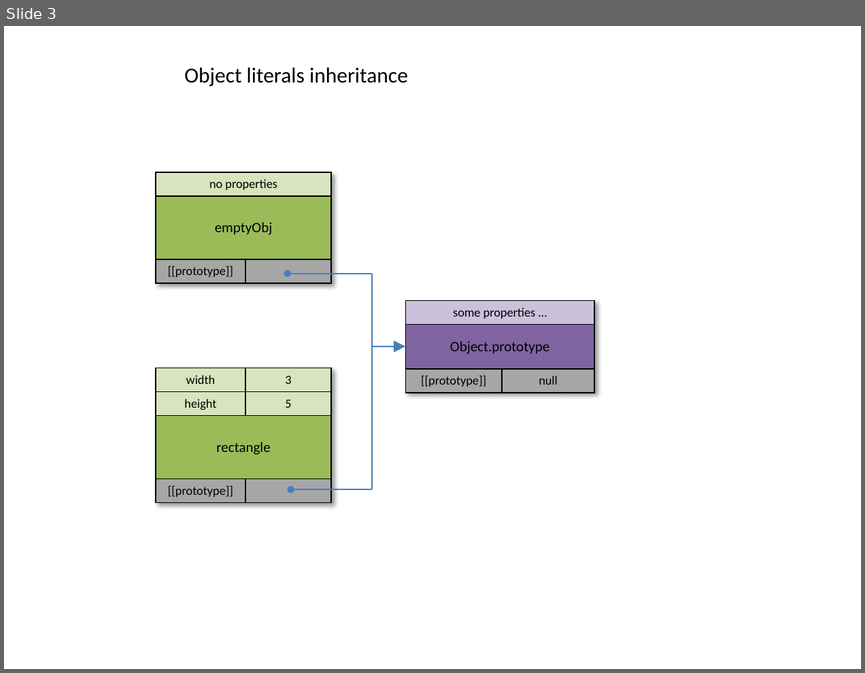
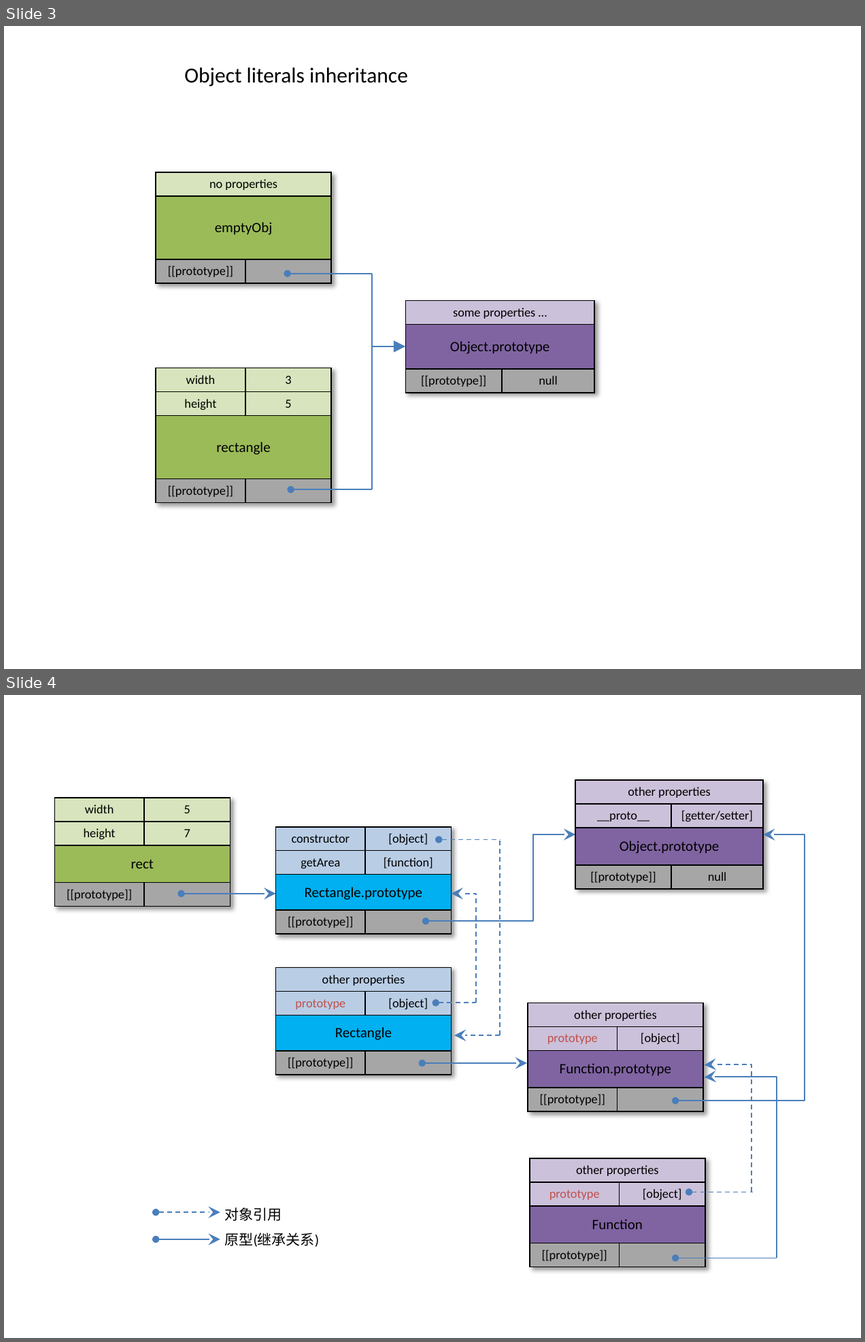
Before and after one commit to jirong-gao/oop-in-javascript, a slide deck: utilities/Utilities.pptx. Shown one above the other, each under a label of ours: slide 3 before the commit, slides 3 and 4 after it. The pictures are 865x673 and 865x1342 pixels, drawn with LibreOffice and Linux fonts; fonts in the diff are those of the drawing. Boxes give left, top, right and bottom in pixels: in the first picture for what was removed or moved away, otherwise in the second. Text is boxed around its words. In the diff, an @@ line names an element or a change of style, - is before the commit and + after.

Commit message:
The full inheritance chart in chapter constructor

```diff
--- a/utilities/Utilities.pptx
+++ b/utilities/Utilities.pptx
@@ slide 4 added at <box>4,695,861,1338</box>, background #FFFFFF @@
@@ table added at <box>575,780,763,889</box>, 4 rows, 2 columns @@
+other properties | 
+__proto__ | [getter/setter]
+Object.prototype | 
+[[prototype]] | null
@@ table added at <box>54,798,230,906</box>, 4 rows, 2 columns @@
+width | 5
+height | 7
+rect | 
+[[prototype]] | 
@@ table added at <box>275,827,451,934</box>, 4 rows, 2 columns @@
+constructor | [object]
+getArea | [function]
+Rectangle.prototype | 
+[[prototype]] | 
@@ elbow double arrow added from (426, 921) to (575, 834), #4B7EBC 1 pt @@
@@ elbow double arrow added from (675, 1100) to (763, 834), #4B7EBC 1 pt @@
@@ arrow added from (500, 840) to (439, 840), #4B7EBC 1 pt dashed @@
@@ line added from (500, 1035) to (500, 840), #4B7EBC 1 pt dashed @@
@@ double arrow added from (181, 894) to (275, 894), #4B7EBC 1 pt @@
@@ elbow arrow added from (476, 1002) to (451, 894), #4B7EBC 1 pt dashed @@
@@ table added at <box>275,968,451,1074</box>, 4 rows, 2 columns @@
+other properties | 
+prototype | [object]
+Rectangle | 
+[[prototype]] | 
@@ arrow added from (476, 1002) to (436, 1002), #4B7EBC 1 pt dashed @@
@@ table added at <box>528,1002,703,1111</box>, 4 rows, 2 columns @@
+other properties | 
+prototype | [object]
+Function.prototype | 
+[[prototype]] | 
@@ elbow arrow added from (500, 1035) to (454, 1035), #4B7EBC 1 pt dashed @@
@@ double arrow added from (422, 1063) to (527, 1063), #4B7EBC 1 pt @@
@@ elbow arrow added from (751, 1192) to (704, 1065), #4B7EBC 1 pt dashed @@
@@ elbow arrow added from (777, 1258) to (704, 1077), #4B7EBC 1 pt @@
@@ table added at <box>529,1157,705,1266</box>, 4 rows, 2 columns @@
+other properties | 
+prototype | [object]
+Function | 
+[[prototype]] | 
@@ arrow added from (753, 1192) to (689, 1192), #4B7EBC 1 pt dashed @@
@@ double arrow added from (156, 1212) to (220, 1212), #4B7EBC 1 pt dashed @@
@@ text added at <box>225,1207,282,1221</box>, 12 pt, text #000000 @@
+对象引用
@@ double arrow added from (156, 1239) to (220, 1239), #4B7EBC 1 pt @@
@@ text added at <box>225,1232,320,1246</box>, 12 pt, text #000000 @@
+原型(继承关系)
@@ arrow added from (777, 1258) to (675, 1258), #4B7EBC 1 pt @@
```
Also in this commit, not shown: 2 other files.
